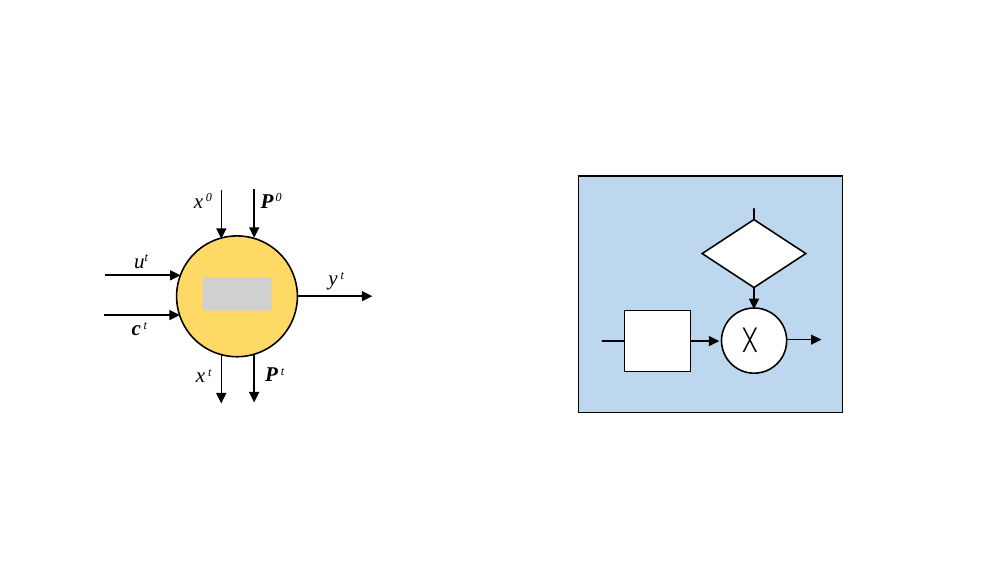
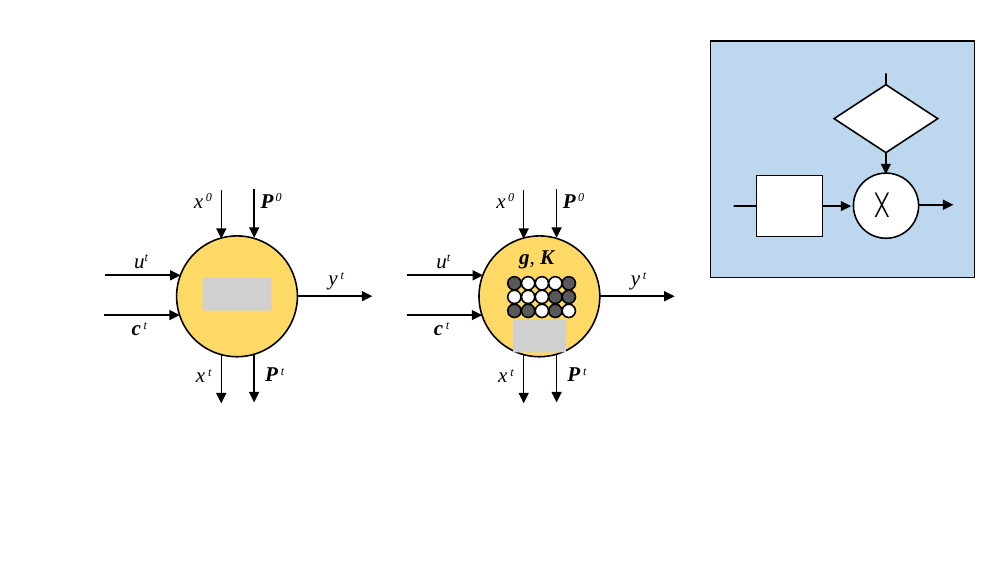
Before and after one commit to ihux/htm-study, a slide deck: slide 1 of doc/Sequence Memory.pptx. Drawn at 1008x567 pixels with LibreOffice and Linux fonts; fonts in the diff are those of the drawing; grey boxes stand for pictures. Boxes give left, top, right and bottom in pixels: in the first picture for what was removed or moved away, otherwise in the second. Text is boxed around its words. In the diff, an @@ line names an element or a change of style, - is before the commit and + after.

```diff
--- a/doc/Sequence Memory.pptx
+++ b/doc/Sequence Memory.pptx
@@ rectangle: place and size @@
-rectangle at bbox=[578, 175, 842, 412]
+rectangle at bbox=[711, 41, 975, 278]
@@ 3 arrows, 1 text, 1 rectangle, 1 diamond: place and size @@
-3 arrows, 1 text, 1 rectangle, 1 diamond at bbox=[603, 209, 822, 372]
+3 arrows, 1 text, 1 rectangle, 1 diamond at bbox=[734, 74, 954, 237]
@@ ellipse: place and size @@
-ellipse at bbox=[721, 308, 786, 373]
+ellipse at bbox=[854, 173, 919, 238]
@@ group added at bbox=[407, 189, 675, 404]: 16 ellipses, 8 texts, 7 arrows, 1 picture @@
+ut
+c t
+x 0
+P 0
+y t
+x t
+P t
+g, K
```
Also in this commit, not shown: 1 other slide changed, 3 other files.
